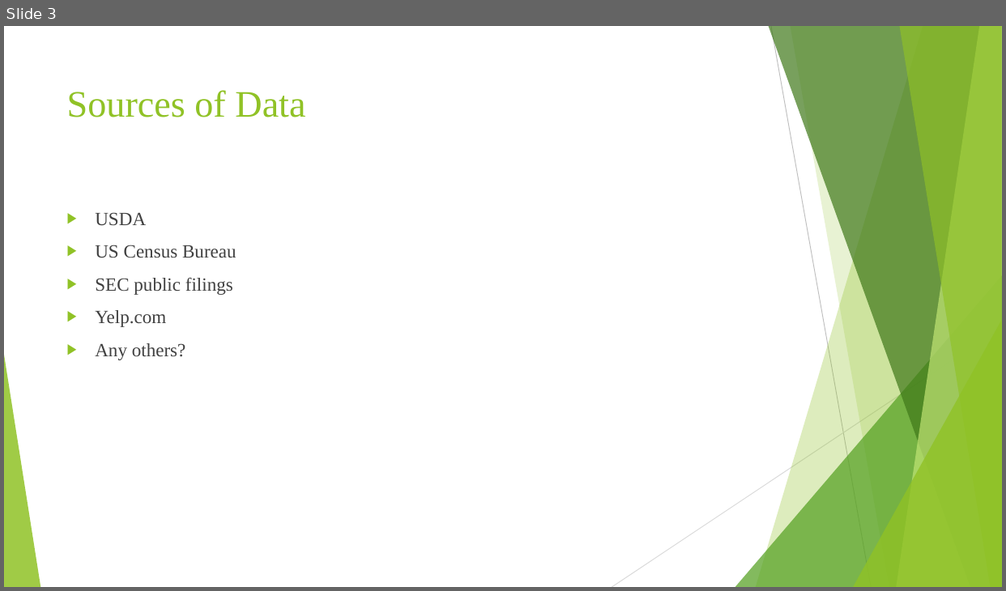
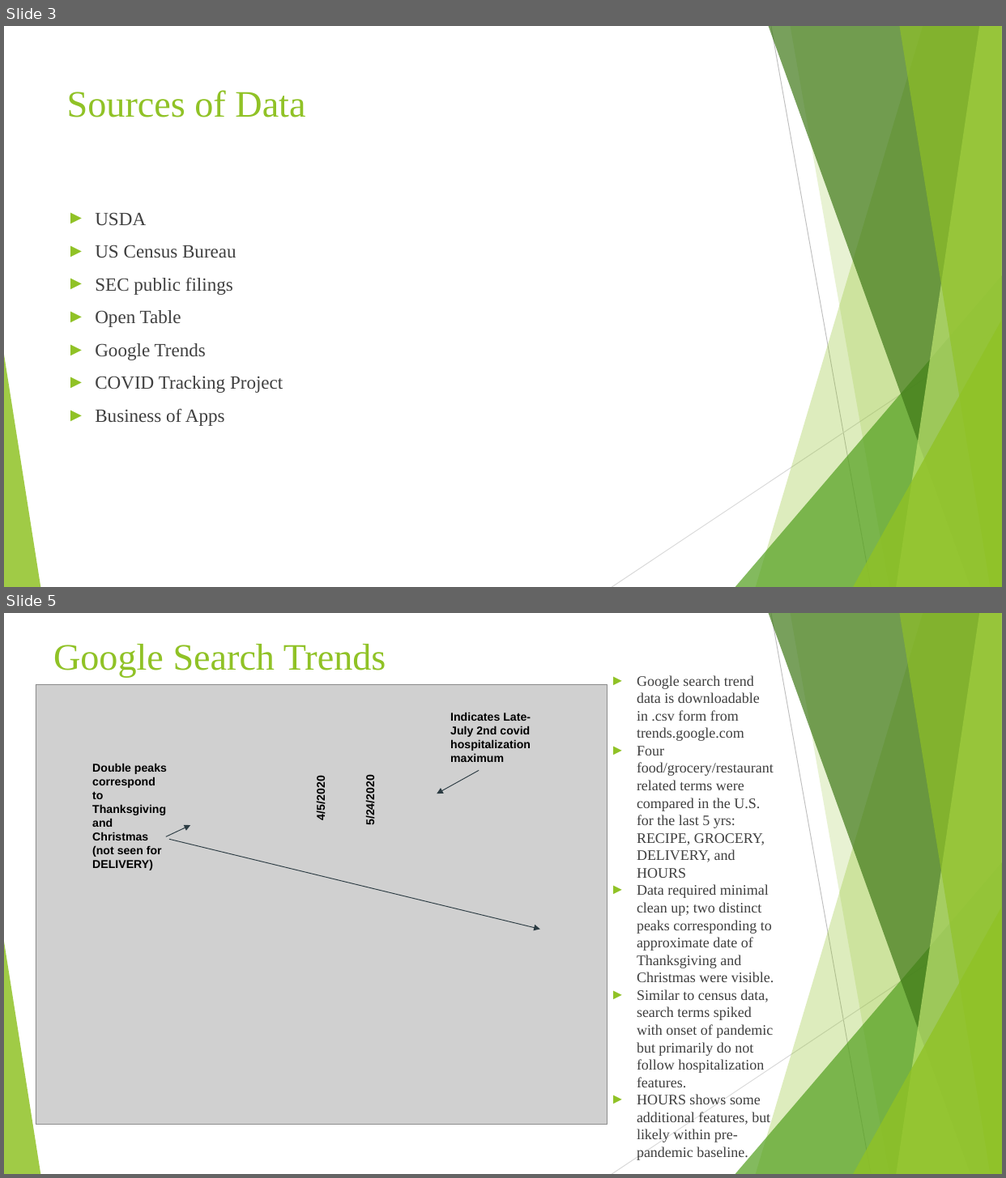
Before and after one commit to emmobley63/Project_1, a slide deck: Group 2 PowerPoint Presentation.pptx. Shown one above the other, each under a label of ours: slide 3 before the commit, slides 3 and 5 after it; the slides between them are not shown. The pictures are 1006x591 and 1006x1178 pixels, drawn with LibreOffice and Linux fonts; fonts in the diff are those of the drawing; grey boxes stand for pictures. Boxes give left, top, right and bottom in pixels: in the first picture for what was removed or moved away, otherwise in the second. Text is boxed around its words. In the diff, an @@ line names an element or a change of style, - is before the commit and + after.

```diff
--- a/Group 2 PowerPoint Presentation.pptx
+++ b/Group 2 PowerPoint Presentation.pptx
@@ slide 5 added at <box>4,613,1002,1174</box>, background #FFFFFF; not listed: 10 template elements that a slide beside it also shows @@
@@ title added at <box>53,644,386,678</box>, 36 pt, text #90C226 @@
+Google Search Trends
@@ picture added at <box>36,684,607,1124</box> @@
@@ text added at <box>637,675,774,1161</box>, 14 pt, text #3F3F3F @@
+► Google search trend data is downloadable in .csv form from trends.google.com
+► Four food/grocery/restaurant related terms were compared in the U.S. for the last 5 yrs: RECIPE, GROCERY, DELIVERY, and HOURS
+► Data required minimal clean up; two distinct peaks corresponding to approximate date of Thanksgiving and Christmas were visible.
+► Similar to census data, search terms spiked with onset of pandemic but primarily do not follow hospitalization features.
+► HOURS shows some additional features, but likely within pre-pandemic baseline.
@@ text added at <box>450,712,530,762</box>, 11 pt, text #000000, bold @@
+Indicates Late-July 2nd covid hospitalization maximum
@@ text added at <box>92,763,167,871</box>, 11 pt, text #000000, bold @@
+Double peaks correspond to Thanksgiving and Christmas (not seen for DELIVERY)
@@ text added at <box>314,780,327,820</box>, 11 pt, text #000000, bold @@
+4/5/2020
@@ text added at <box>364,780,377,824</box>, 11 pt, text #000000, bold @@
+5/24/2020
@@ arrow added from (479, 770) to (437, 794), #2C3C43 0.75 pt @@
@@ arrow added from (166, 837) to (190, 825), #2C3C43 0.75 pt @@
@@ arrow added from (169, 839) to (540, 930), #2C3C43 0.75 pt @@
@@ slide 3 changed as well @@
@@ text at <box>95,310,283,426</box>: text changed; text colour #404040 to #3F3F3F @@
-▶ Yelp.com
-▶ Any others?
+► Open Table
+► Google Trends
+► COVID Tracking Project
+► Business of Apps
```
Also in this commit, not shown: 3 other slides changed, 3 other slides added, 1 other file.
